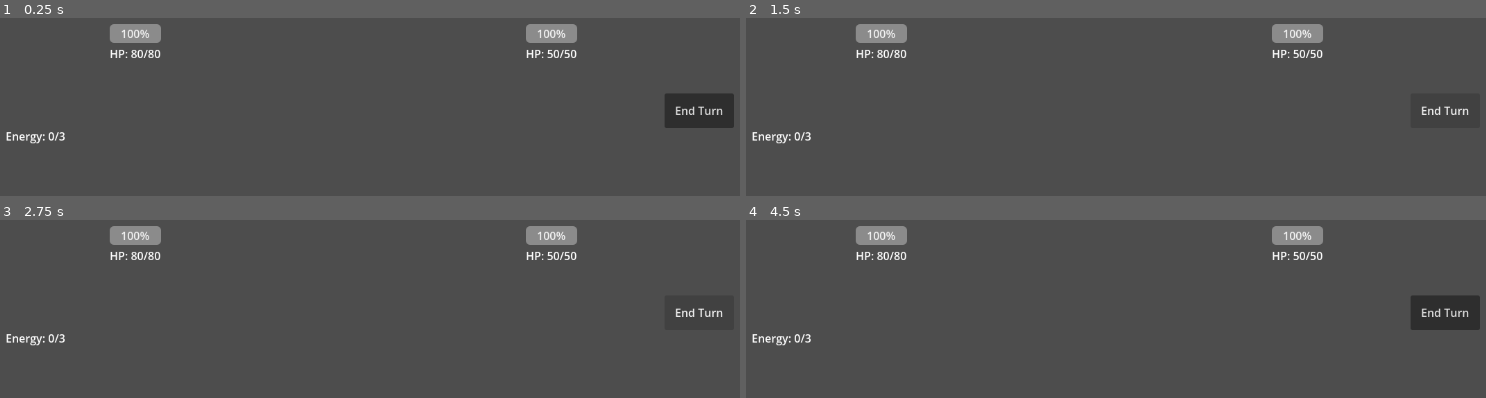
Above: before the commit, frames 1-4 (two rows, left to right).
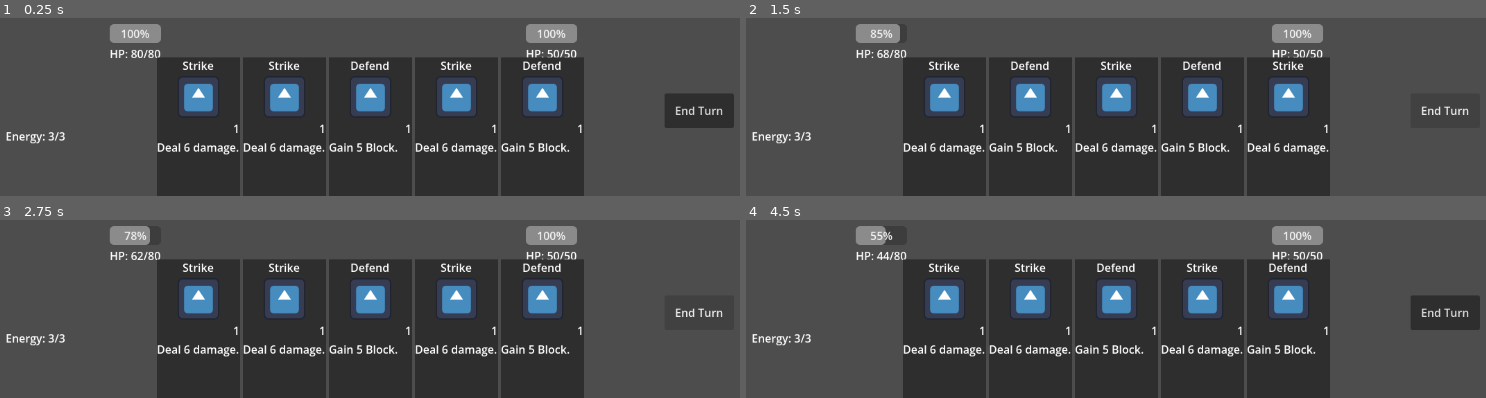
Above: after the commit, the same moments.

Repository: kokonao-ts/EscapeFromDungeon
Game: Godot game, scene res://src/combat/CombatRoom.tscn
Same seed, same stepped clock (60 frames per second), same inputs: the game is played once before the commit and once after it.
Inputs (mouse positions are in pixels of both pictures, inside the frame that each line leads up to):
- Up to frame 1 (0.25 s): no input
- Up to frame 2 (1.5 s): click "End Turn" at 0.5 s; click "End Turn" at 1.25 s
- Up to frame 3 (2.75 s): click "End Turn" at 2 s
- Up to frame 4 (4.5 s): tap Enter at 2.75, 4.25 s; move the mouse to (outside the picture) at 2.77 s; click (outside the picture) at 2.92 s; tap Space at 3.5 s; move the mouse to (outside the picture) at 3.52 s; click (outside the picture) at 3.67 s; move the mouse to (outside the picture) at 4.27 s; click (outside the picture) at 4.42 s

The runs differ from the first frame. In frame 1, 40% of the frame differs, in the area x 6-79%, y 21-100%; in frame 2, 41%; in frame 3, 41%; in frame 4, 41%, in the area x 6-79%, y 3-100%.
Error before the commit: Invalid type in function 'setup_deck' in base 'Node (DeckManager)'. The array of argument 1 (Array) does not have the same element type as the expected typed a…

Commit message:
feat: Slay the Spire prototype with modular architecture and asset fallback
- Implemented CombatManager, DeckManager, and Entity logic for turn-based gameplay.
- Created AssetHelper for automatic placeholder-to-real asset fallback.
- Added data-driven CardResource system.
- Configured project.godot and .gitignore for a clean research environment.
- Fixed typed array and UI input issues identified during review.

Co-authored-by: kokonao-ts <218340163+kokonao-ts@users.noreply.github.com>

Diff:
--- a/src/combat/CombatManager.gd
+++ b/src/combat/CombatManager.gd
@@ -16,7 +16,7 @@
 func _ready():
 	pass
 
-func start_combat(p, ens, deck):
+func start_combat(p, ens: Array, deck: Array[CardResource]):
 	player = p
 	enemies = ens
 	deck_manager.setup_deck(deck)
--- a/src/combat/CombatRoom.gd
+++ b/src/combat/CombatRoom.gd
@@ -12,7 +12,7 @@
 	# Setup sample data
 	var strike = load("res://src/cards/resources/Strike.tres")
 	var defend = load("res://src/cards/resources/Defend.tres")
-	var deck = [strike, strike, strike, defend, defend]
+	var deck: Array[CardResource] = [strike, strike, strike, defend, defend]
 
 	player.stats = Stats.new()
 	player.stats.max_hp = 80
--- a/src/ui/CardUI.gd
+++ b/src/ui/CardUI.gd
@@ -16,6 +16,6 @@
 	description_label.text = card.description
 	icon_texture.texture = AssetHelper.get_texture(card.icon)
 
-func _on_gui_input(event):
+func _gui_input(event):
 	if event is InputEventMouseButton and event.pressed and event.button_index == MOUSE_BUTTON_LEFT:
 		card_played.emit(self)
